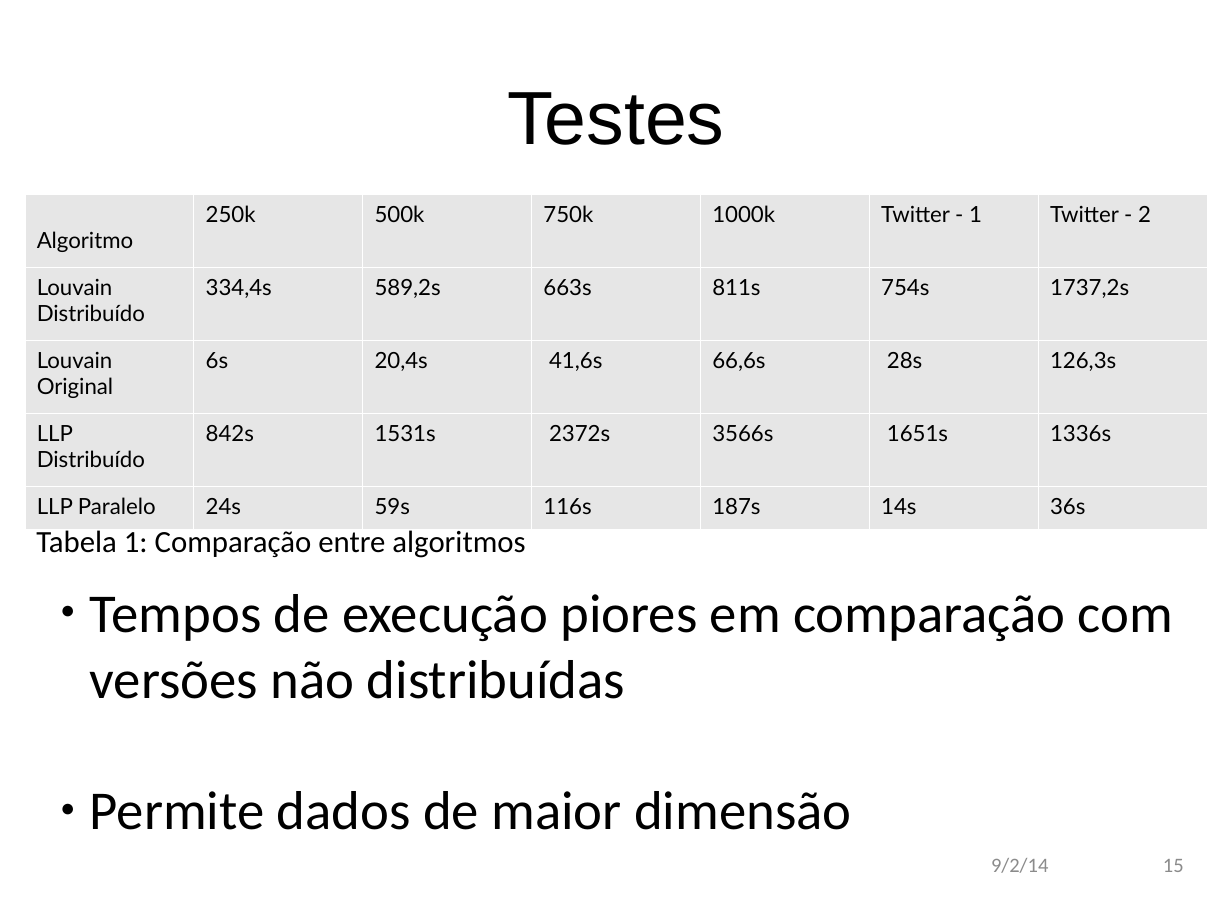
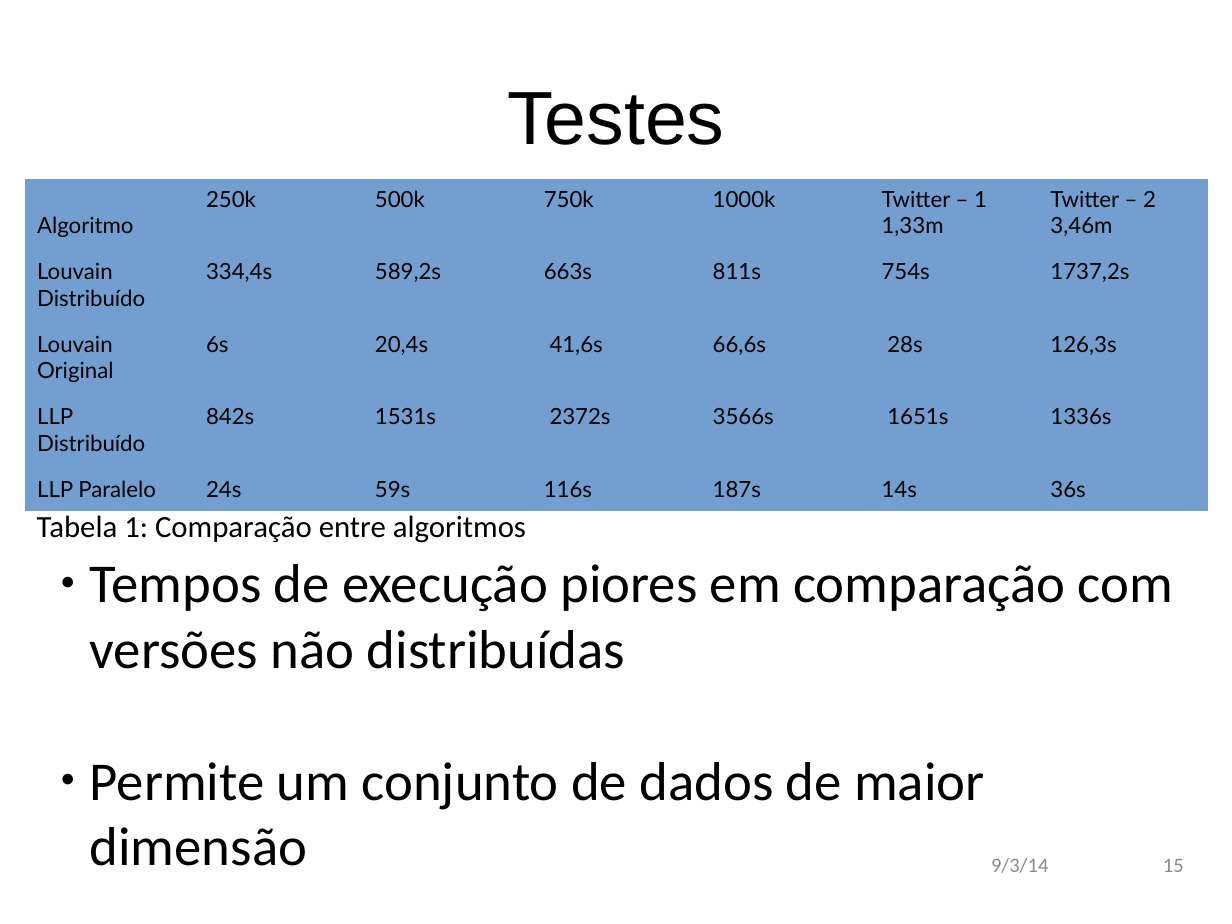
Before and after one commit to andremota/Distributed-Graph-Processing, a slide deck: slide 15 of docs/apresentação/apres_isel_format.odp. Drawn at 1232x924 pixels with LibreOffice and Linux fonts; fonts in the diff are those of the drawing; background and template pictures are left out. Boxes give left, top, right and bottom in pixels: in the first picture for what was removed or moved away, otherwise in the second. Text is boxed around its words. In the diff, an @@ line names an element or a change of style, - is before the commit and + after.

```diff
--- a/docs/apresentação/apres_isel_format.odp
+++ b/docs/apresentação/apres_isel_format.odp
@@ table: place and size @@
-table at (25,195,1206,518)
+table at (25,179,1206,501)
@@ table at (25,179,1206,501) @@
-row 1, column 6: Twitter - 1
+row 1, column 6: Twitter – 1 / 1,33m
-row 1, column 7: Twitter - 2
+row 1, column 7: Twitter – 2 / 3,46m
@@ fill #E6E6E6 to #729FCF in 35 cells @@
@@ borders changed @@
@@ text "Tabela 1: Comparação entre algoritmos": place and size @@
-text "Tabela 1: Comparação entre algoritmos" at (36,530,525,558)
+text "Tabela 1: Comparação entre algoritmos" at (37,515,526,543)
@@ text "Tempos de execução piores em ...": place and size @@
-text "Tempos de execução piores em ..." at (90,594,1173,830)
+text "Tempos de execução piores em ..." at (90,564,1173,866)
@@ text at (90,762,984,866): text changed @@
-● Permite dados de maior dimensão
+● Permite um conjunto de dados de maior dimensão
@@ text at (991,858,1048,873): text changed @@
-9/2/14
+9/3/14
```
Also in this commit, not shown: 17 other slides changed.
